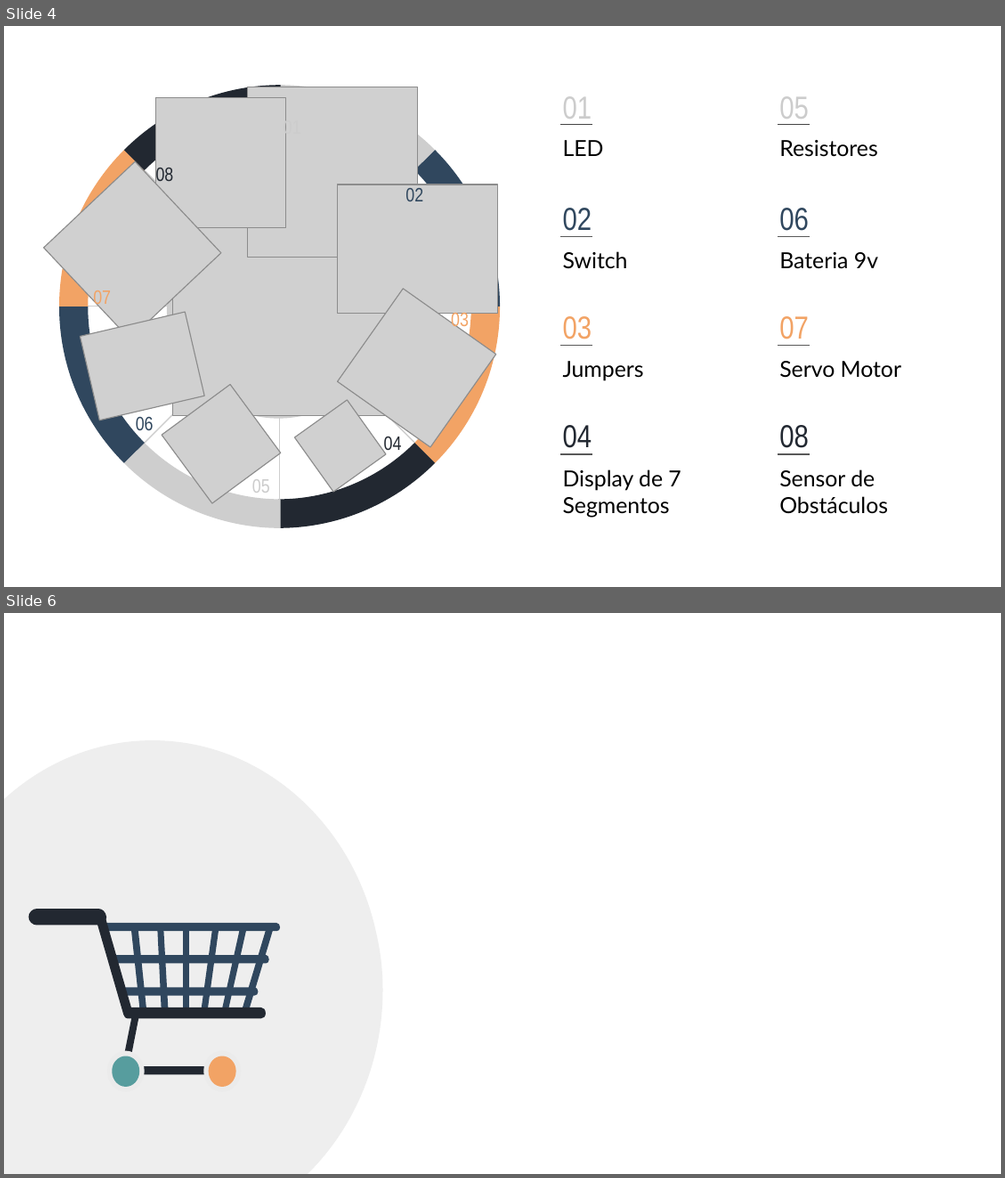
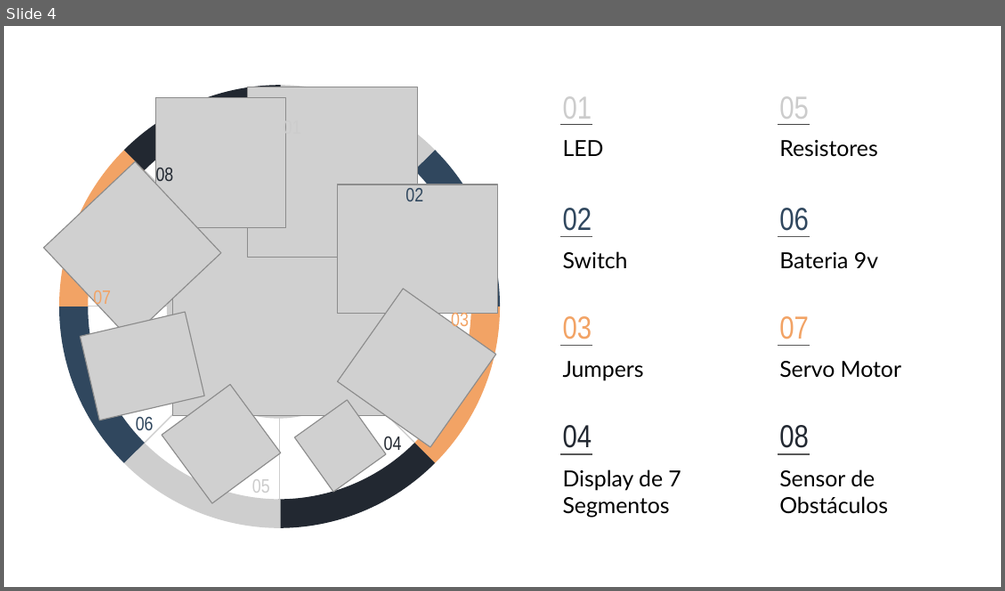
Before and after one commit to FilipiBiazoto/Projeto_Estacionamento_Inteligente, a slide deck: apresentacaoPowerPoint/slideApresentacao_main.pptx. Shown one above the other, each under a label of ours: slides 4 and 6 before the commit, slide 4 after it; the slides between them are not shown. The pictures are 1005x1178 and 1005x591 pixels, drawn with LibreOffice and Linux fonts; fonts in the diff are those of the drawing; grey boxes stand for pictures. Boxes give left, top, right and bottom in pixels: in the first picture for what was removed or moved away, otherwise in the second. Text is boxed around its words. In the diff, an @@ line names an element or a change of style, - is before the commit and + after.

```diff
--- a/apresentacaoPowerPoint/slideApresentacao_main.pptx
+++ b/apresentacaoPowerPoint/slideApresentacao_main.pptx
@@ slide 6 removed at (x1=4, y1=613, x2=1001, y2=1174), background #FFFFFF @@
@@ freeform shape removed at (x1=4, y1=740, x2=383, y2=1174) @@
@@ freeform shape removed at (x1=29, y1=908, x2=106, y2=925) @@
@@ freeform shape removed at (x1=97, y1=916, x2=265, y2=1019) @@
@@ freeform shape removed at (x1=104, y1=923, x2=280, y2=931) @@
@@ freeform shape removed at (x1=131, y1=929, x2=147, y2=1014) @@
@@ freeform shape removed at (x1=157, y1=929, x2=169, y2=1015) @@
@@ freeform shape removed at (x1=182, y1=928, x2=188, y2=1015) @@
@@ freeform shape removed at (x1=201, y1=927, x2=219, y2=1017) @@
@@ freeform shape removed at (x1=220, y1=927, x2=246, y2=1018) @@
@@ freeform shape removed at (x1=242, y1=926, x2=275, y2=1017) @@
@@ freeform shape removed at (x1=112, y1=955, x2=269, y2=963) @@
@@ freeform shape removed at (x1=118, y1=987, x2=257, y2=995) @@
@@ freeform shape removed at (x1=121, y1=1013, x2=225, y2=1075) @@
@@ freeform shape removed at (x1=106, y1=1051, x2=144, y2=1092) @@
@@ freeform shape removed at (x1=112, y1=1055, x2=139, y2=1086) @@
@@ freeform shape removed at (x1=203, y1=1051, x2=240, y2=1092) @@
@@ freeform shape removed at (x1=209, y1=1055, x2=236, y2=1086) @@
```
Also in this commit, not shown: 2 slides added.
